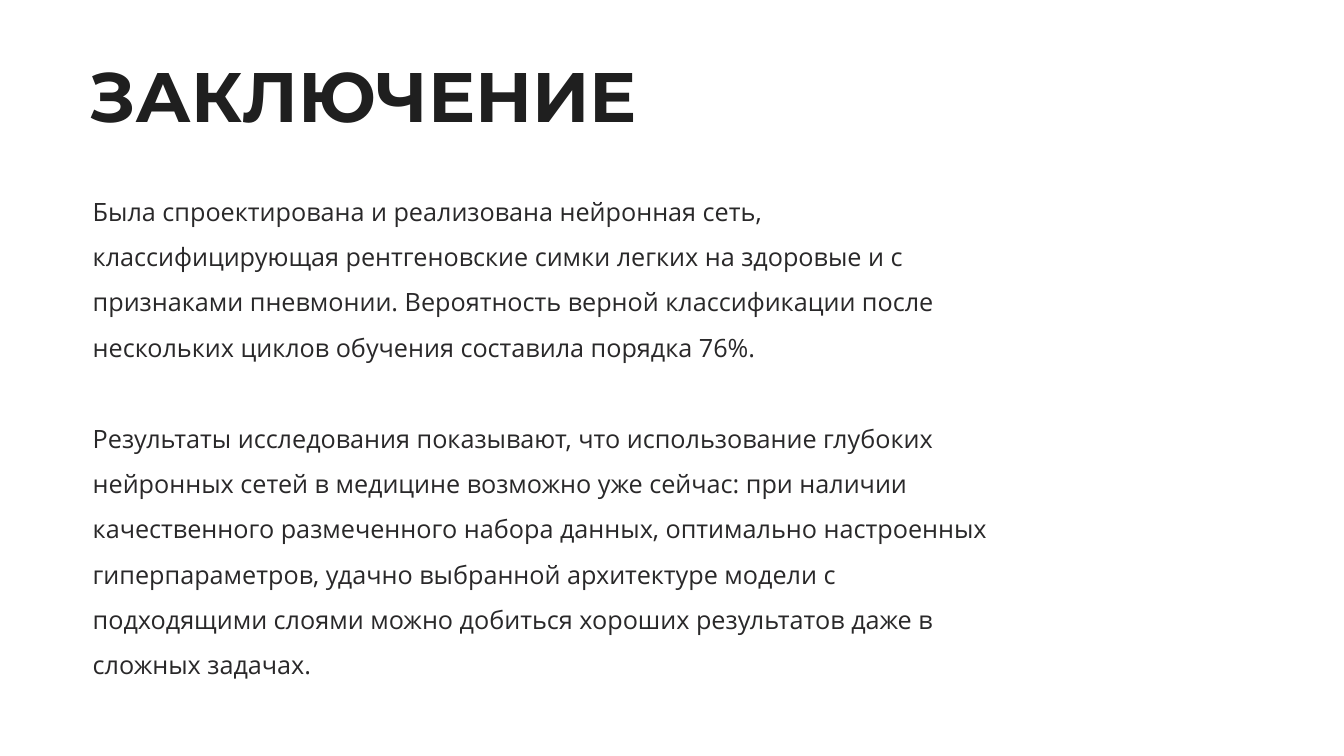
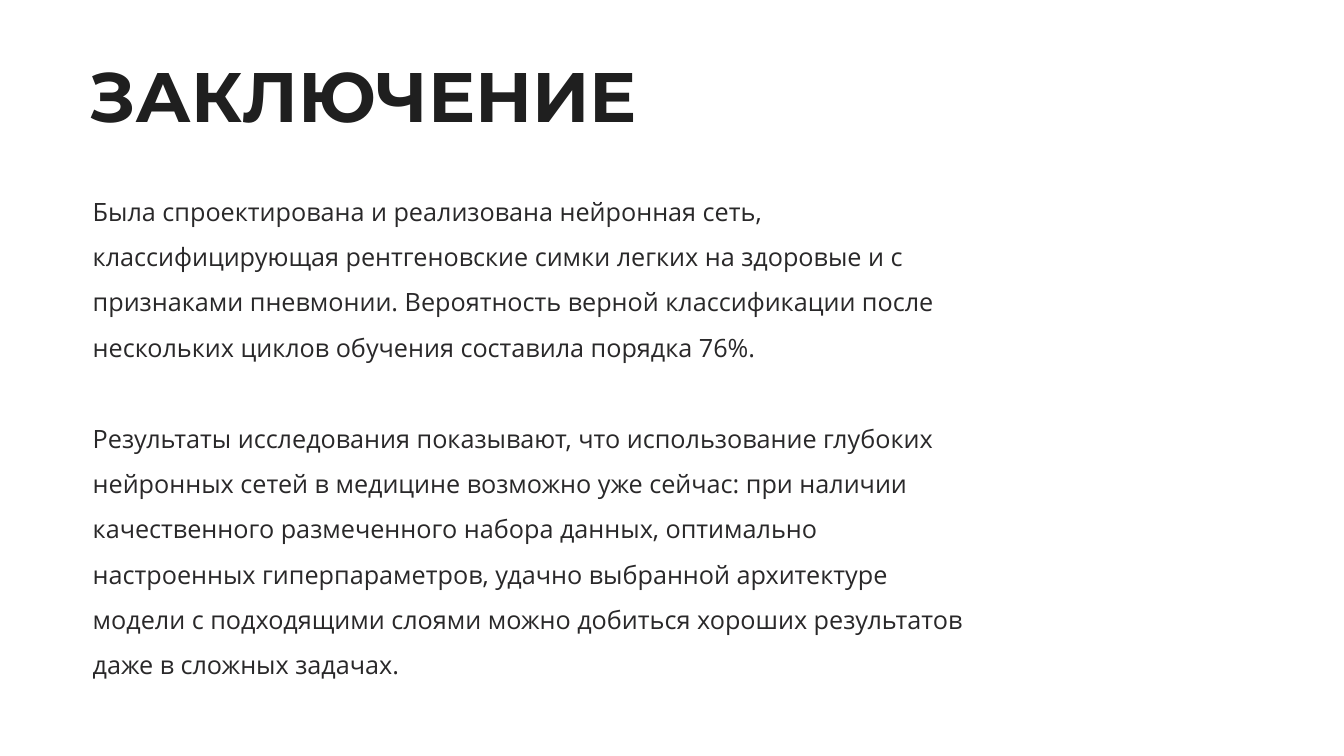
Before and after one commit to dsyt17/works, a slide deck: slide 16 of Курсовая Гончаров презентация.pptx (slide 17 before the commit). Drawn at 1344x756 pixels with LibreOffice and Linux fonts; fonts in the diff are those of the drawing. Boxes give left, top, right and bottom in pixels: in the first picture for what was removed or moved away, otherwise in the second. Text is boxed around its words. In the diff, an @@ line names an element or a change of style, - is before the commit and + after.

```diff
--- a/Курсовая Гончаров презентация.pptx
+++ b/Курсовая Гончаров презентация.pptx
@@ text "Была спроектирована и реализована нейронная ..." rewrapped from (93,202,987,679) to (93,202,963,679) @@
```
Also in this commit, not shown: 5 other slides changed, 1 slide removed.
